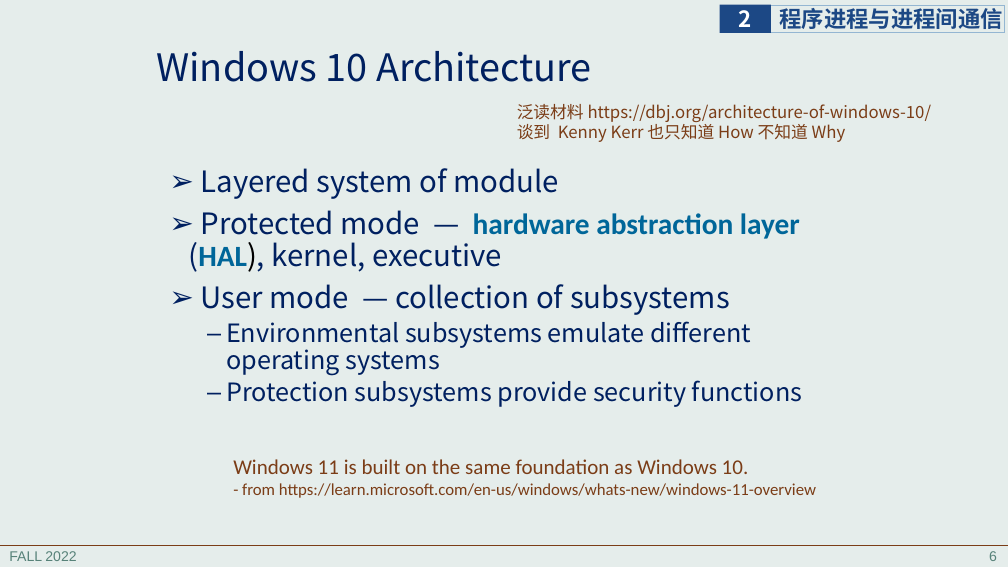
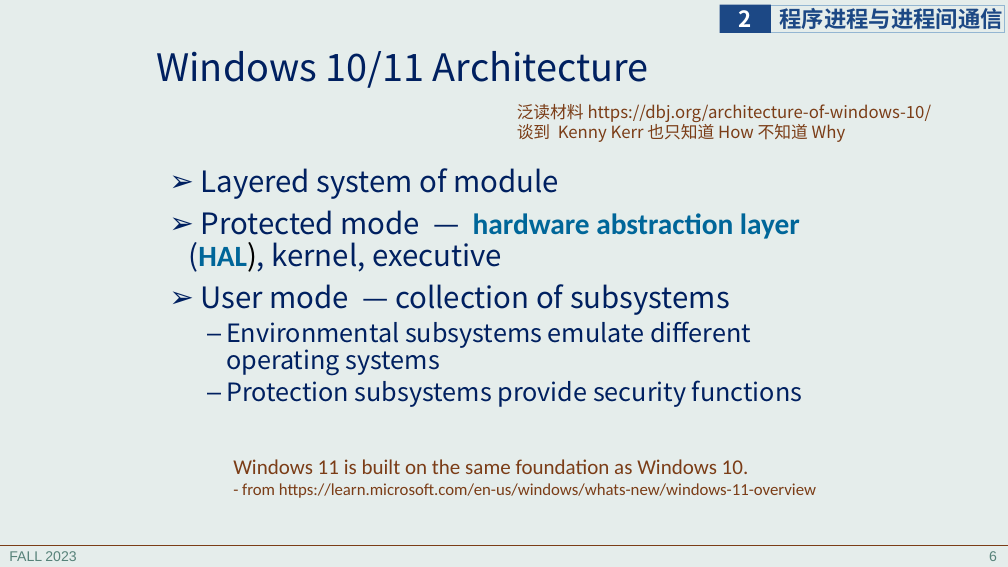
Before and after one commit to principleWindows/win-principle-2023, a slide deck: slide 6 of slides/instruction/principleWindows_2.pptx. Drawn at 1008x567 pixels with LibreOffice and Linux fonts; fonts in the diff are those of the drawing. Boxes give left, top, right and bottom in pixels: in the first picture for what was removed or moved away, otherwise in the second. Text is boxed around its words. In the diff, an @@ line names an element or a change of style, - is before the commit and + after.

```diff
--- a/slides/instruction/principleWindows_2.pptx
+++ b/slides/instruction/principleWindows_2.pptx
@@ title at box(156, 51, 649, 88): text changed @@
-Windows 10 Architecture
+Windows 10/11 Architecture
@@ text at box(9, 551, 76, 561): text changed @@
-FALL 2022
+FALL 2023
```
Also in this commit, not shown: 61 other slides changed, 3 slides added, 46 other files.
